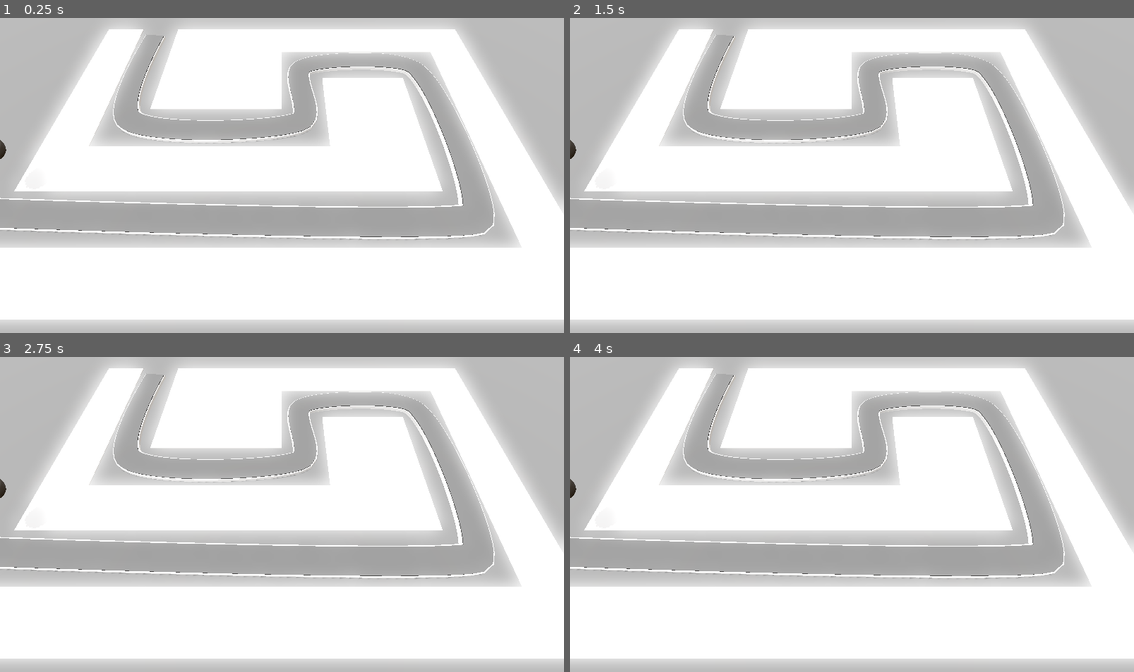
Above: before the commit, frames 1-4 (two rows, left to right).
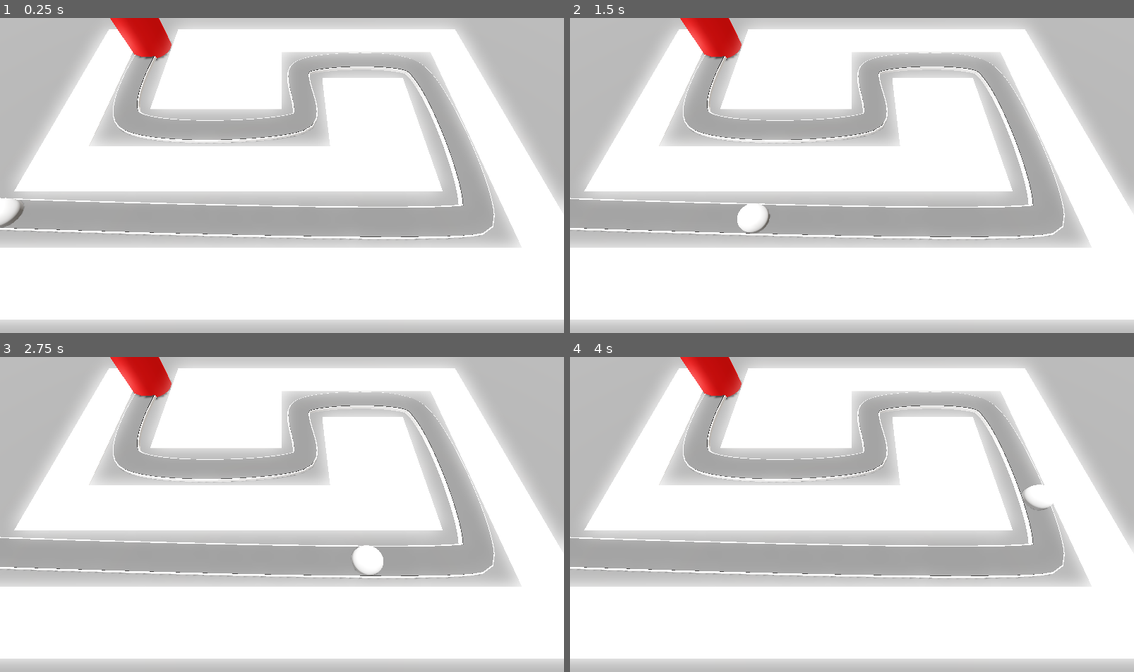
Above: after the commit, the same moments.

Repository: fbcs-jourdan/Barbarian-Blaster
Game: Godot game, scene res://base_level.tscn
Same seed, same stepped clock (60 frames per second), same inputs: the game is played once before the commit and once after it.
Inputs:
- Up to frame 1 (0.25 s): no input
- Up to frame 2 (1.5 s): no input
- Up to frame 3 (2.75 s): no input
- Up to frame 4 (4 s): no input

The runs differ from the first frame. In frame 1, 1.4% of the frame differs, in the area x 0-88%, y 0-70%; in frame 2, 1.5%; in frame 3, 1.5%; in frame 4, 1.4%.

Commit message:
create base

Diff:
--- a/barbarian-blaster/Enemy/enemy.gd
+++ b/barbarian-blaster/Enemy/enemy.gd
@@ -1,7 +1,9 @@
 extends PathFollow3D
 
 ## The speed in m/s the enemy will move
-@export var speed := 10.0
+@export var speed :float = 10.0
+
+@onready var base : Base = get_tree().get_first_node_in_group("Base")
 
 # Called when the node enters the scene tree for the first time.
 func _ready() -> void:
@@ -10,4 +12,7 @@
 
 # Called every frame. 'delta' is the elapsed time since the previous frame.
 func _process(delta: float) -> void:
-	progress += speed * delta
+	progress += delta * speed
+	if progress_ratio == 1.0:
+		base.take_damage()
+		queue_free()
--- a/barbarian-blaster/Enemy/enemy.tscn
+++ b/barbarian-blaster/Enemy/enemy.tscn
@@ -1,13 +1,15 @@
-[gd_scene load_steps=2 format=3 uid="uid://po5q17b0v621"]
+[gd_scene load_steps=3 format=3 uid="uid://po5q17b0v621"]
+
+[ext_resource type="Script" uid="uid://buc21u4gdiyek" path="res://Enemy/enemy.gd" id="1_2pb1h"]
 
 [sub_resource type="CapsuleMesh" id="CapsuleMesh_xjnqo"]
 radius = 1.0
 height = 3.0
 
 [node name="Enemy" type="PathFollow3D"]
-transform = Transform3D(-0.03631227, 0, -0.9993379, 0, 0.999999, 0, 0.9993373, 0, -0.036312293, 0, 0, 0)
+transform = Transform3D(-0.03631227, 0, -0.9993379, 0, 0.999999, 0, 0.9993373, 0, -0.036312293, 0, 1.3559101, 0)
 loop = false
+script = ExtResource("1_2pb1h")
 
 [node name="MeshInstance3D" type="MeshInstance3D" parent="."]
-transform = Transform3D(1, 0, -7.450581e-09, 0, 0.9999999, 0, 7.450581e-09, 0, 1, -3.2620263, 4.1175156, -2.796003)
 mesh = SubResource("CapsuleMesh_xjnqo")
--- /dev/null
+++ b/barbarian-blaster/base/base.gd
@@ -0,0 +1,5 @@
+extends Node3D
+class_name Base
+
+func take_damage() -> void:
+	print("damage taken by base")
--- /dev/null
+++ b/barbarian-blaster/base/base.tscn
@@ -0,0 +1,16 @@
+[gd_scene load_steps=3 format=3 uid="uid://bjm3aimmxm1mh"]
+
+[ext_resource type="Script" uid="uid://det5rhtxkwbmr" path="res://base/base.gd" id="1_mftly"]
+
+[sub_resource type="StandardMaterial3D" id="StandardMaterial3D_3o4py"]
+albedo_color = Color(1, 0, 0, 1)
+
+[node name="Base" type="Node3D" groups=["Base"]]
+script = ExtResource("1_mftly")
+
+[node name="CSGCylinder3D" type="CSGCylinder3D" parent="."]
+transform = Transform3D(1, 0, 0, 0, 1, 0, 0, 0, 1, 0, 2, 0)
+radius = 2.0
+height = 4.0
+sides = 32
+material = SubResource("StandardMaterial3D_3o4py")
--- a/barbarian-blaster/base_level.tscn
+++ b/barbarian-blaster/base_level.tscn
@@ -1,7 +1,8 @@
-[gd_scene load_steps=10 format=3 uid="uid://b0hp12i56too8"]
+[gd_scene load_steps=11 format=3 uid="uid://b0hp12i56too8"]
 
 [ext_resource type="MeshLibrary" uid="uid://5x7oriesm1n5" path="res://MeshLibraries/space_library.tres" id="1_bo3yr"]
 [ext_resource type="PackedScene" uid="uid://po5q17b0v621" path="res://Enemy/enemy.tscn" id="2_5vx1e"]
+[ext_resource type="PackedScene" uid="uid://bjm3aimmxm1mh" path="res://base/base.tscn" id="3_eesb3"]
 
 [sub_resource type="ProceduralSkyMaterial" id="ProceduralSkyMaterial_bo3yr"]
 sky_top_color = Color(0.9, 0.9, 0.9, 1)
@@ -22,7 +23,7 @@
 
 [sub_resource type="Curve3D" id="Curve3D_bo3yr"]
 _data = {
-"points": PackedVector3Array(0, 0, 0, 0, 0, 0, -21.707115, 0 …(403 unchanged characters)… 884, 0, 0, 0, 0, 0, 0, -14.136696, 0, -14.48073),
+"points": PackedVector3Array(0, 0, 0, 0, 0, 0, -21.707115, 0 …(403 unchanged characters)… 884, 0, 0, 0, 0, 0, 0, -14.136696, 0, -12.798513),
 "tilts": PackedFloat32Array(0, 0, 0, 0, 0, 0, 0)
 }
 point_count = 7
@@ -106,4 +107,7 @@
 material = SubResource("StandardMaterial3D_eesb3")
 
 [node name="Enemy" parent="Path3D" instance=ExtResource("2_5vx1e")]
-transform = Transform3D(-0.036311988, 0, -0.9993333, 0, 0.9999942, 0, 0.9993295, 0, -0.036312126, -21.707115, 0, 5.6609335)
+transform = Transform3D(-0.036311187, 0, -0.9993261, 0, 0.9999896, 0, 0.9993074, 0, -0.036311865, -21.707115, 1.4988365, 5.6609335)
+
+[node name="Base" parent="." instance=ExtResource("3_eesb3")]
+transform = Transform3D(1, 0, 0, 0, 1, 0, 0, 0, 1, -14.136696, 0, -12.798513)
--- a/barbarian-blaster/project.godot
+++ b/barbarian-blaster/project.godot
@@ -14,3 +14,7 @@
 run/main_scene="uid://b0hp12i56too8"
 config/features=PackedStringArray("4.5", "Forward Plus")
 config/icon="res://icon.svg"
+
+[global_group]
+
+Base=""
Not shown, added: barbarian-blaster/base/base.gd.uid
